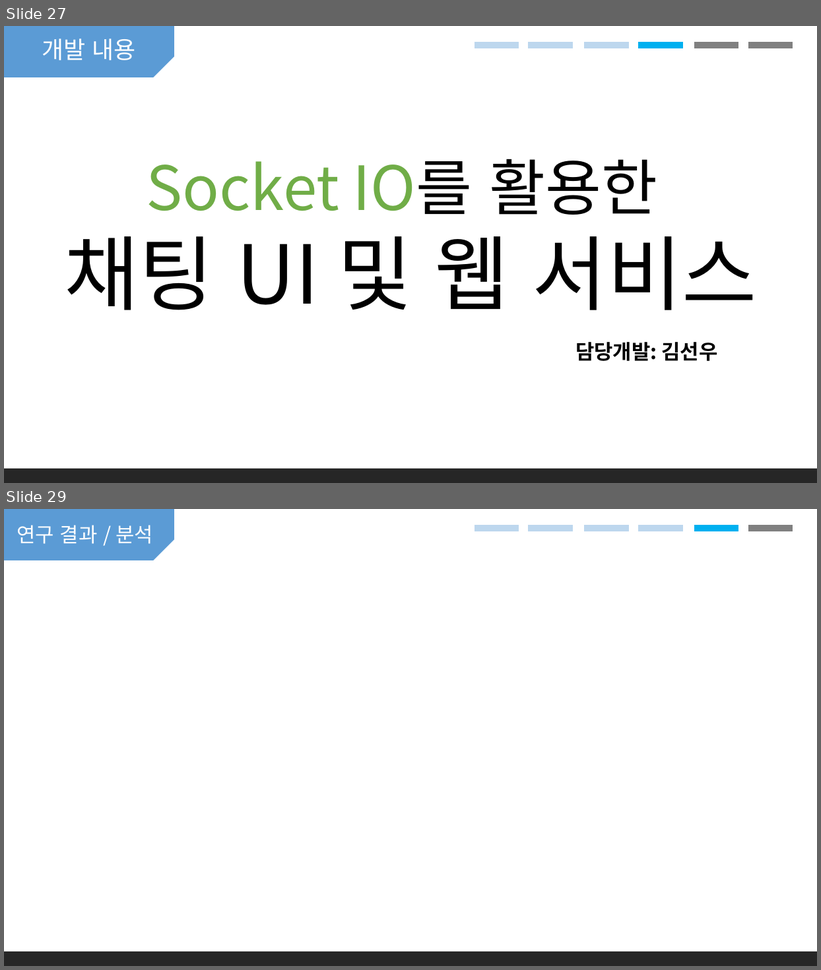
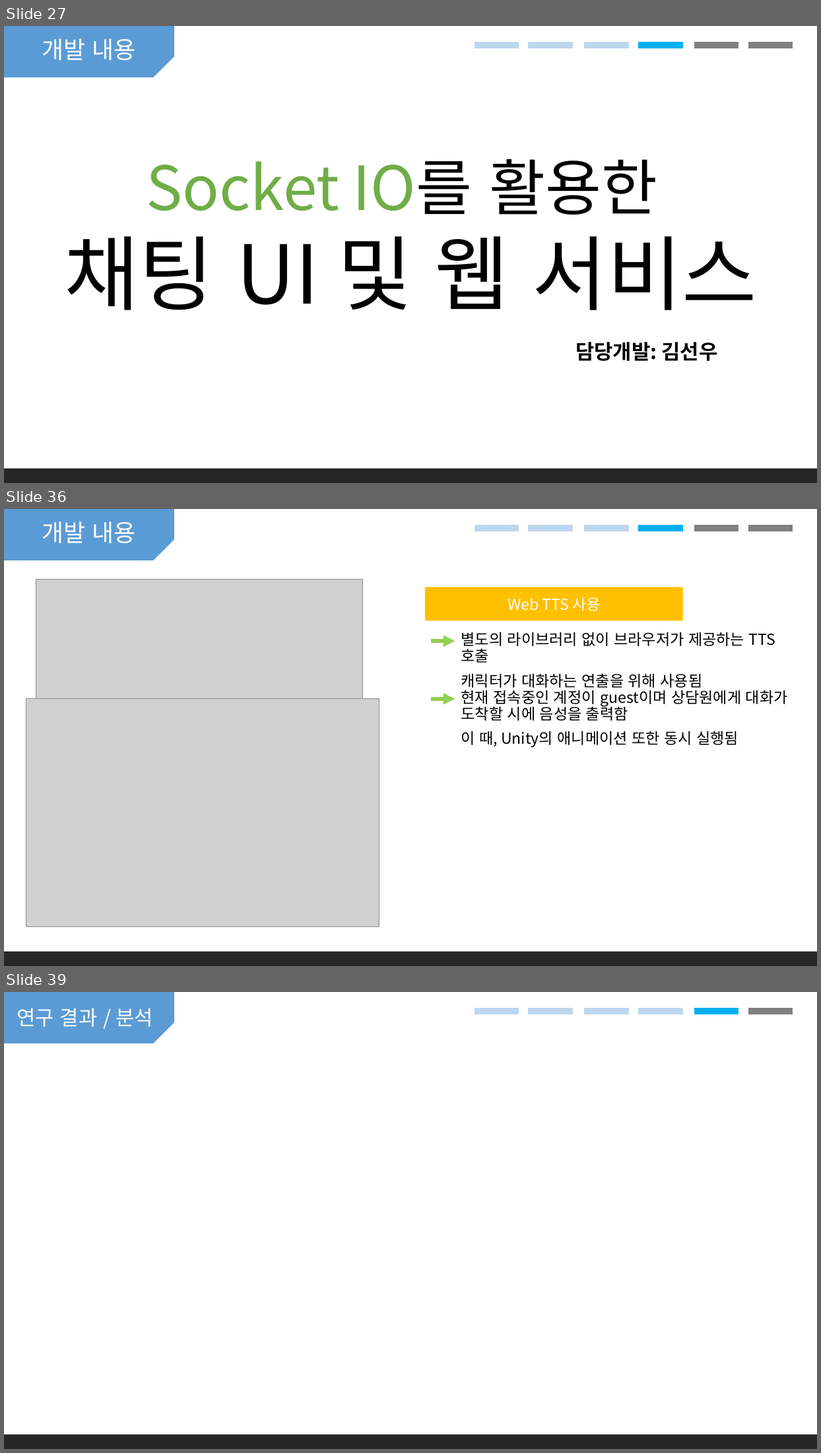
Before and after one commit to Aromdami/HybridAICharacter, a slide deck: 발표자료.pptx. Shown one above the other, each under a label of ours: slides 27 and 29 before the commit, slides 27, 36 and 39 after it; the slides between them are not shown. The pictures are 821x970 and 821x1453 pixels, drawn with LibreOffice and Linux fonts; fonts in the diff are those of the drawing; grey boxes stand for pictures. Boxes give left, top, right and bottom in pixels: in the first picture for what was removed or moved away, otherwise in the second. Text is boxed around its words. In the diff, an @@ line names an element or a change of style, - is before the commit and + after.

```diff
--- a/발표자료.pptx
+++ b/발표자료.pptx
@@ slide 36 added at <box>4,509,817,966</box>, background #FFFFFF @@
@@ snip rect added at <box>4,509,174,560</box>, fill #5B9BD5 @@
@@ text added at <box>42,522,136,543</box>, 28 pt, text #FFFFFF @@
+개발 내용
@@ line added from (475, 528) to (519, 528), #BDD7EE 8.25 pt @@
@@ line added from (529, 528) to (573, 528), #BDD7EE 8.25 pt @@
@@ line added from (585, 528) to (629, 528), #BDD7EE 8.25 pt @@
@@ line added from (638, 528) to (683, 528), #D9D9D9 8.25 pt @@
@@ line added from (638, 528) to (683, 528), #00B0F0 8.25 pt @@
@@ line added from (694, 528) to (739, 528), #808080 8.25 pt @@
@@ line added from (748, 528) to (793, 528), #808080 8.25 pt @@
@@ picture added at <box>36,580,362,808</box> @@
@@ rectangle added at <box>426,587,684,621</box>, fill #FFC000, 18 pt, text #FFFFFF @@
+Web TTS 사용
@@ arrow added from (431, 642) to (455, 642), #92D050 4.5 pt @@
@@ text added at <box>461,632,776,688</box>, 18 pt, text #000000 @@
+별도의 라이브러리 없이 브라우저가 제공하는 TTS 호출
+캐릭터가 대화하는 연출을 위해 사용됨
@@ picture added at <box>26,698,379,927</box> @@
@@ arrow added from (431, 698) to (455, 698), #92D050 4.5 pt @@
@@ text added at <box>461,687,788,748</box>, 18 pt, text #000000 @@
+현재 접속중인 계정이 guest이며 상담원에게 대화가
+도착할 시에 음성을 출력함
+이 때, Unity의 애니메이션 또한 동시 실행됨
@@ rectangle added at <box>4,952,817,966</box>, fill #262626 @@
@@ what was slide 29 is now slide 39 @@
```
Also in this commit, not shown: 1 slide changed, 9 other slides added, 4 other files.
